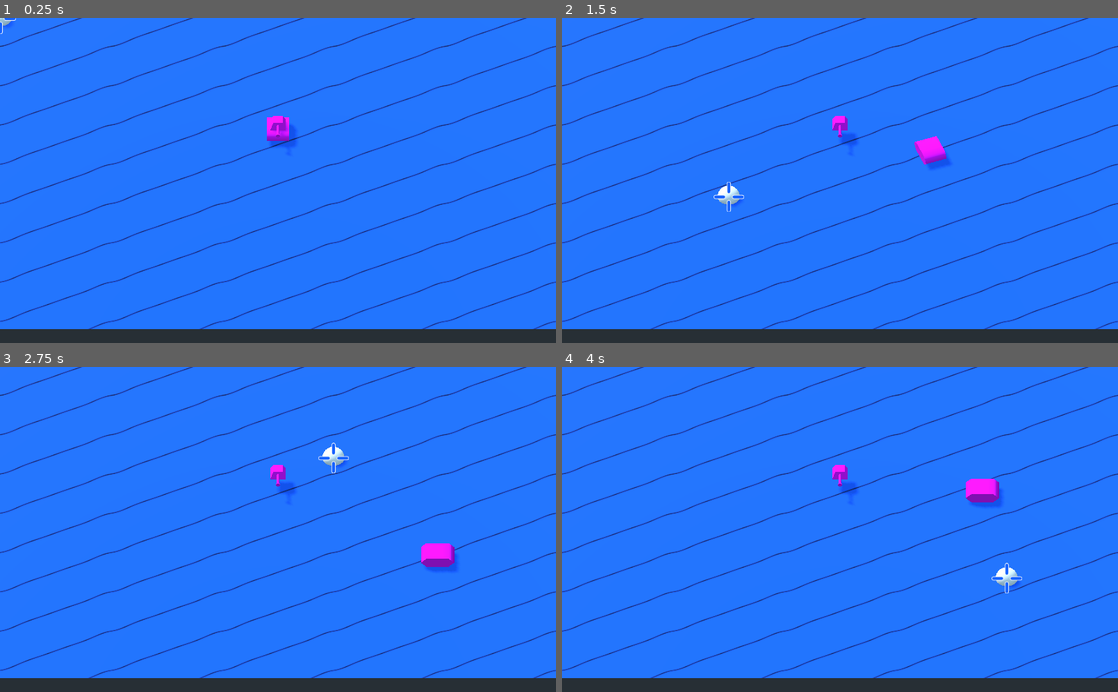
Above: before the commit, frames 1-4 (two rows, left to right).
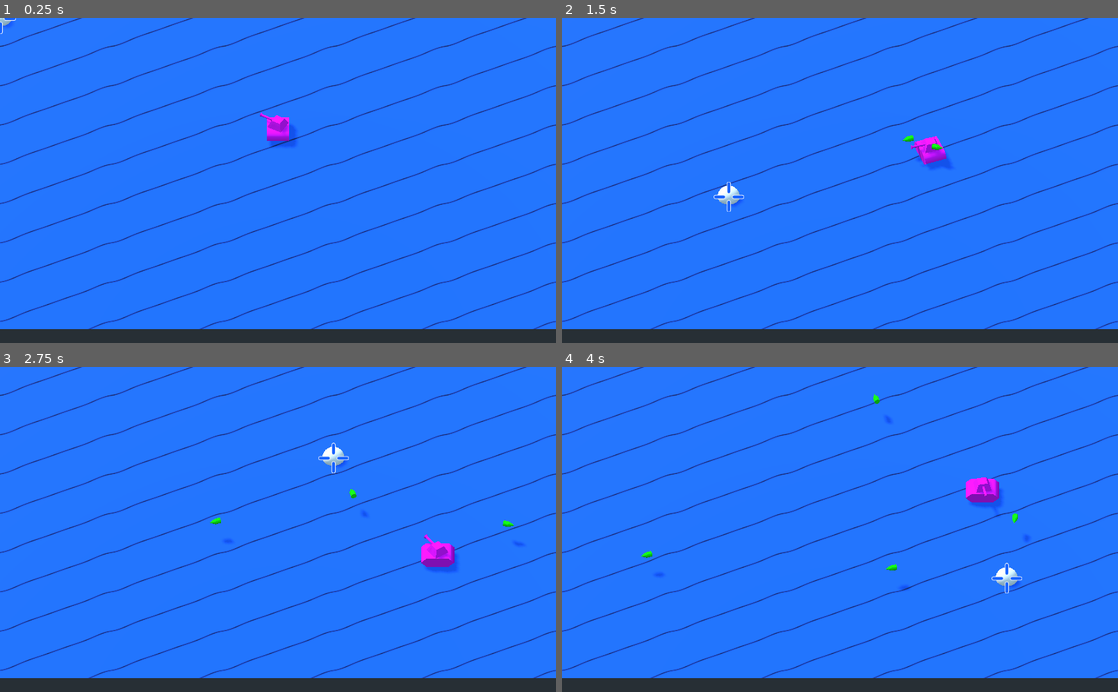
Above: after the commit, the same moments.

Repository: Hasnep/combatanks
Game: Godot game, scene res://World.tscn
Two runs of this game, one before a commit and one after it. Both use one fixed random seed, a clock stepped at 60 frames per second and the inputs below.
Inputs (mouse positions are in pixels of both pictures, inside the frame that each line leads up to):
- Up to frame 1 (0.25 s): no input
- Up to frame 2 (1.5 s): tap Enter at 0.5 s; move the mouse to (962, 164) at 0.52 s; hold Right (move_right) 0.53-1.28 s; click (962, 164) at 0.6 s; move the mouse to (728, 196) at 1.27 s; hold Down (move_down) from 1.28 s (still down); click (728, 196) at 1.35 s
- Up to frame 3 (2.75 s): move the mouse to (333, 458) at 2.02 s; release Down (move_down) at 2.03 s; hold Right (move_right) from 2.03 s (still down); click (333, 458) at 2.1 s
- Up to frame 4 (4 s): move the mouse to (812, 594) at 2.77 s; release Right (move_right) at 2.78 s; hold Up (move_up) 2.78-3.53 s; click (812, 594) at 2.85 s; move the mouse to (1006, 578) at 3.52 s; hold Left (move_left) from 3.53 s (still down); click (1006, 578) at 3.6 s

The runs differ from the first frame. In frame 1, less than 0.1% of the frame differs, in the area x 46-52%, y 29-42%; in frame 2, 0.4%; in frame 3, 0.5%, in the area x 37-95%, y 30-59%; in frame 4, 0.5%.
Error before the commit: Parse Error: Mixed tabs and spaces in indentation. (res://Tank/TankTurret.gd:19)

Commit message:
Fix whitespace

Diff:
--- a/Tank/TankTurret.gd
+++ b/Tank/TankTurret.gd
@@ -16,9 +16,9 @@
 	rotation = Vector3(0, turret_angle, 0)
 
 	if Input.is_action_just_pressed("shoot"):
-        shoot()
+		shoot()
 
 func shoot():
-    var b = Bullet.instance()
-    b.constructor(tank_base, transform.origin, rotation)
-    bullet_container.add_child(b)
+	var b = Bullet.instance()
+	b.constructor(tank_base, transform.origin, rotation)
+	bullet_container.add_child(b)
